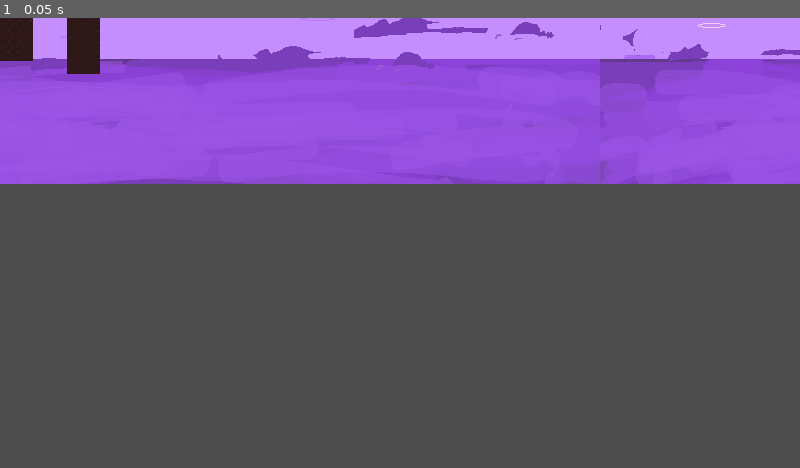
Above: before the commit, frame 1.
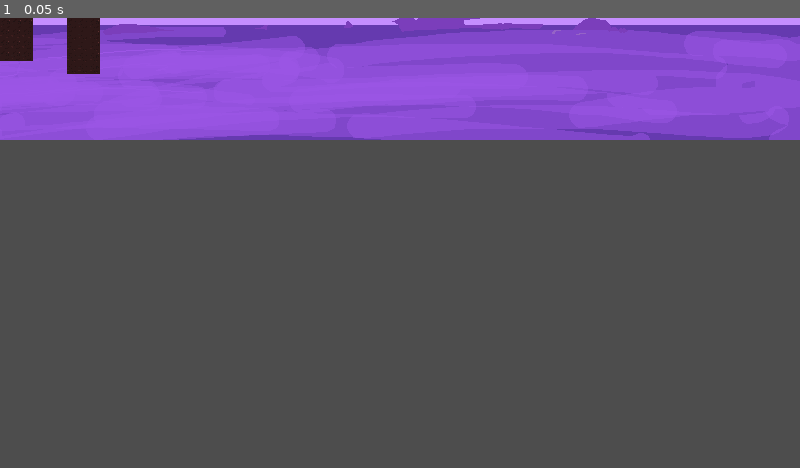
Above: after the commit, the same moment.

Repository: ajpolintan/GMTK_GameJam
Game: Godot game, scene res://Scenes/map2.tscn
The game is run twice, just before and just after one commit, with the same random seed, the same clock (stepped at 60 frames per second) and the same inputs. This scene is started directly instead of the project's main scene.
Inputs:
- Up to frame 1 (0.05 s): no input

The runs differ from the first frame. In frame 1, 19% of the frame differs, in the area x 0-100%, y 0-37%.

Commit message:
Adjusted Cloud2 Map

Diff:
--- a/Scenes/map2.tscn
+++ b/Scenes/map2.tscn
@@ -18,11 +18,11 @@
 layer = -1
 
 [node name="ParallaxLayer" type="ParallaxLayer" parent="ParallaxBackground"]
-motion_mirroring = Vector2(1300, 0)
+motion_mirroring = Vector2(1701, 0)
 
 [node name="Sprite2D" type="Sprite2D" parent="ParallaxBackground/ParallaxLayer"]
-position = Vector2(219, -37)
-scale = Vector2(1.00395, 1.45423)
+position = Vector2(376.427, -314.329)
+scale = Vector2(1.2995, 1.34525)
 texture = ExtResource("3_msi8u")
 
 [node name="chest" parent="." instance=ExtResource("2_il3ap")]
Binary file changed: Art/clouds2.png
Not shown, changed: Art/clouds2.png.import
Not shown: 1 places in Scenes/map2.tscn that only renumber resources
